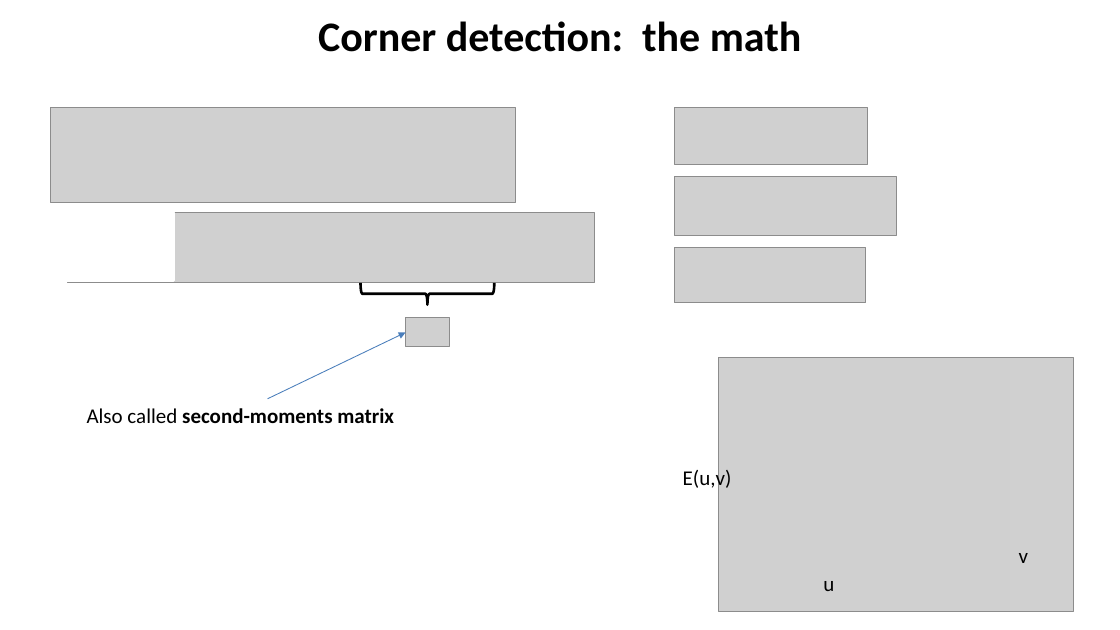
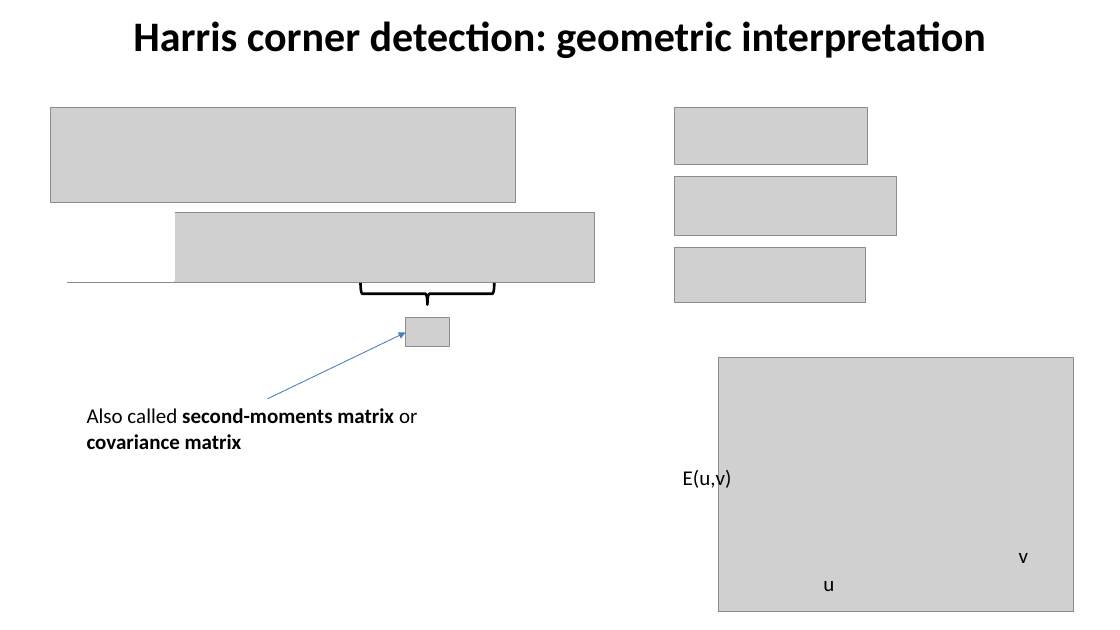
Before and after one commit to YoniChechik/AI_is_Math, a slide deck: slide 21 of c_08_features/features.pptx (slide 14 before the commit). Drawn at 1120x630 pixels with LibreOffice and Linux fonts; fonts in the diff are those of the drawing; grey boxes stand for pictures. Boxes give left, top, right and bottom in pixels: in the first picture for what was removed or moved away, otherwise in the second. Text is boxed around its words. In the diff, an @@ line names an element or a change of style, - is before the commit and + after.

```diff
--- a/c_08_features/features.pptx
+++ b/c_08_features/features.pptx
@@ title at (x1=133, y1=21, x2=986, y2=58): text changed @@
-Corner detection: the math
+Harris corner detection: geometric interpretation
@@ text at (x1=87, y1=408, x2=417, y2=449): text changed @@
-Also called second-moments matrix
+Also called second-moments matrix or covariance matrix
```
Also in this commit, not shown: 8 other slides changed, 12 slides added, 4 slides removed.
